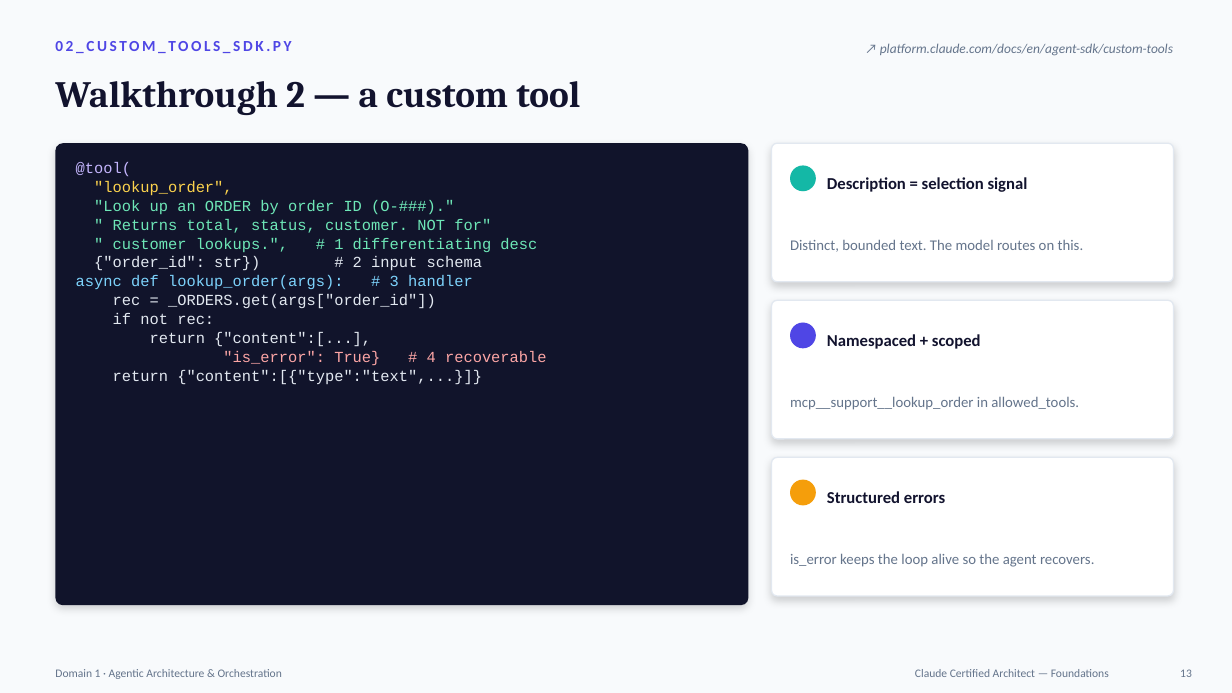
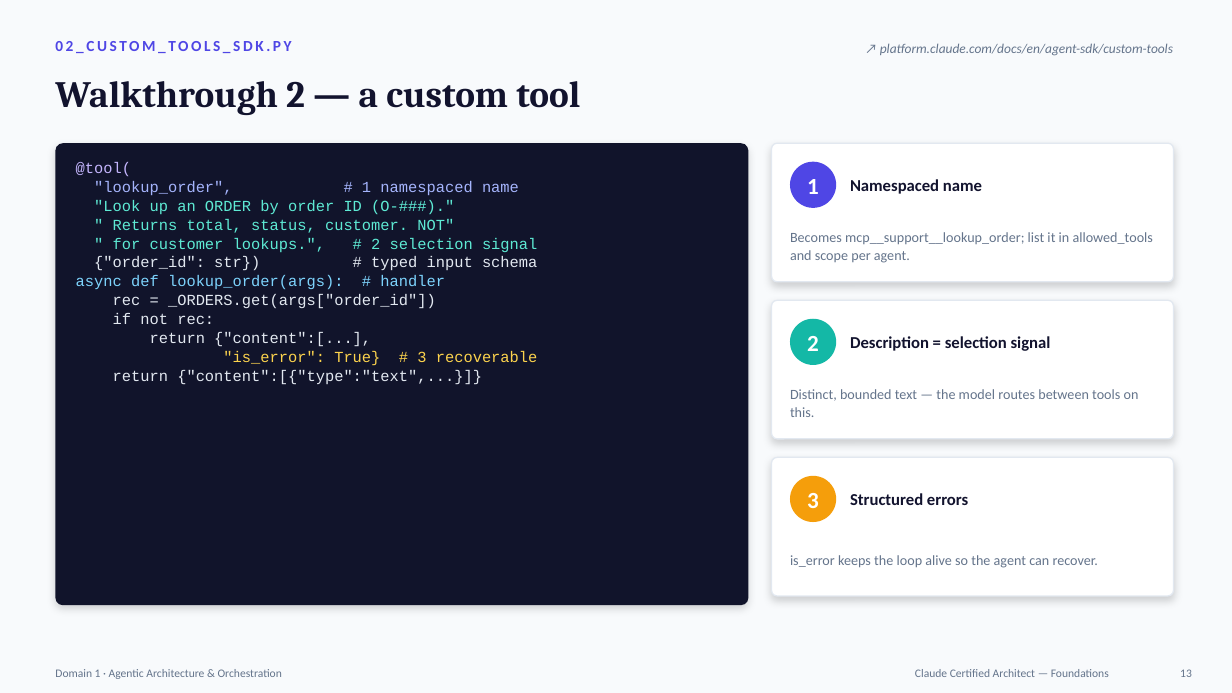
Before and after one commit to vemannem/AppliedAgenticAI, a slide deck: slide 13 of claude-certified-architect/Topic1_Agentic_Apps_Agent_SDK/Agentic_Apps_Claude_Agent_SDK.pptx. Drawn at 1232x693 pixels with LibreOffice and Linux fonts; fonts in the diff are those of the drawing. Boxes give left, top, right and bottom in pixels: in the first picture for what was removed or moved away, otherwise in the second. Text is boxed around its words. In the diff, an @@ line names an element or a change of style, - is before the commit and + after.

```diff
--- a/claude-certified-architect/Topic1_Agentic_Apps_Agent_SDK/Agentic_Apps_Claude_Agent_SDK.pptx
+++ b/claude-certified-architect/Topic1_Agentic_Apps_Agent_SDK/Agentic_Apps_Claude_Agent_SDK.pptx
@@ ellipse: place and size @@
-ellipse at bbox=[790, 165, 816, 191]
+ellipse at bbox=[790, 162, 836, 208]
@@ ellipse at bbox=[790, 162, 836, 208]: fill #14B8A6 to #4F46E5 @@
@@ text added at bbox=[807, 179, 819, 194], 18 pt, text #FFFFFF, bold @@
+1
@@ text added at bbox=[850, 179, 982, 194], 13 pt, text #12132E, bold @@
+Namespaced name
@@ text at bbox=[94, 181, 519, 195]: text changed; text colour #FCD34D to #A5B4FC @@
-"lookup_order",
+"lookup_order", # 1 namespaced name
@@ text at bbox=[94, 200, 454, 214]: text colour #6EE7B7 to #5EEAD4 in ""Look up an ORDER by order ID ..." @@
@@ text at bbox=[76, 219, 537, 289]: text changed; text colour #6EE7B7 to #5EEAD4 @@
-" Returns total, status, customer. NOT for"
-" customer lookups.", # 1 differentiating desc
-{"order_id": str}) # 2 input schema
-async def lookup_order(args): # 3 handler
+" Returns total, status, customer. NOT"
+" for customer lookups.", # 2 selection signal
+{"order_id": str}) # typed input schema
+async def lookup_order(args): # handler
@@ text at bbox=[790, 232, 1153, 263]: text changed; size 11.5 to 11 pt @@
-mcp__support__lookup_order in allowed_tools.
+Becomes mcp__support__lookup_order; list it in allowed_tools and scope per agent.
@@ ellipse: place and size @@
-ellipse at bbox=[790, 323, 816, 348]
+ellipse at bbox=[790, 319, 836, 365]
@@ ellipse at bbox=[790, 319, 836, 365]: fill #4F46E5 to #14B8A6 @@
@@ text "Description = selection signal": place and size @@
-text "Description = selection signal" at bbox=[827, 177, 1028, 192]
+text "Description = selection signal" at bbox=[850, 336, 1051, 351]
@@ text at bbox=[223, 351, 538, 366]: text changed; text colour #FCA5A5 to #FCD34D @@
-"is_error": True} # 4 recoverable
+"is_error": True} # 3 recoverable
@@ text added at bbox=[807, 336, 819, 351], 18 pt, text #FFFFFF, bold @@
+2
@@ text removed at bbox=[827, 334, 981, 349] @@
-Namespaced + scoped
@@ text at bbox=[790, 389, 1139, 417]: text changed; size 11.5 to 11 pt @@
-Distinct, bounded text. The model routes on this.
+Distinct, bounded text — the model routes between tools on this.
@@ ellipse: place and size @@
-ellipse at bbox=[790, 480, 816, 506]
+ellipse at bbox=[790, 476, 836, 522]
@@ text "Structured errors": place and size @@
-text "Structured errors" at bbox=[827, 491, 945, 503]
+text "Structured errors" at bbox=[850, 493, 968, 505]
@@ text added at bbox=[807, 493, 819, 508], 18 pt, text #FFFFFF, bold @@
+3
@@ text at bbox=[790, 555, 1098, 568]: text changed; size 11.5 to 11 pt @@
-is_error keeps the loop alive so the agent recovers.
+is_error keeps the loop alive so the agent can recover.
```
Also in this commit, not shown: 1 other file.
